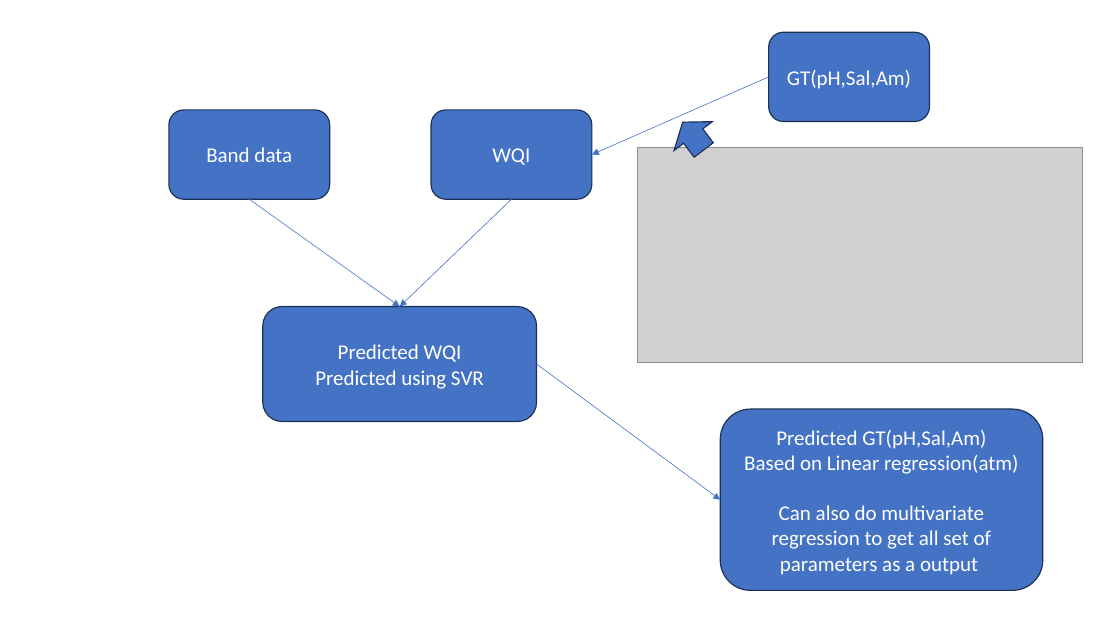
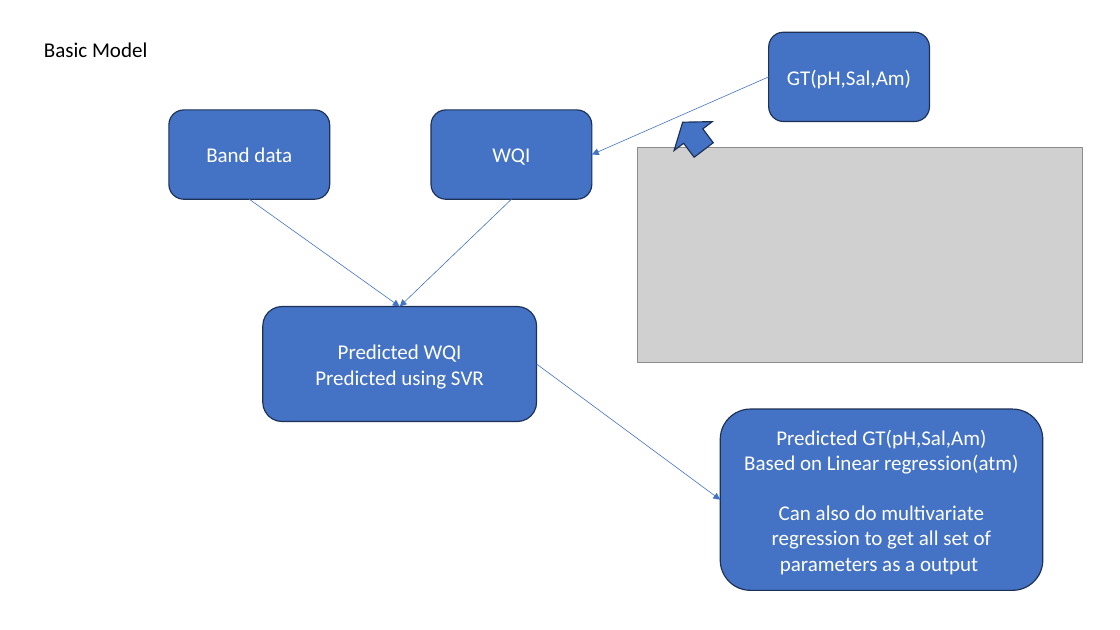
Before and after one commit to RohitPingale/DailyWorkAtCompany, a slide deck: slide 1 of Documents/Presentation1.pptx. Drawn at 1120x630 pixels with LibreOffice and Linux fonts; fonts in the diff are those of the drawing; grey boxes stand for pictures. Boxes give left, top, right and bottom in pixels: in the first picture for what was removed or moved away, otherwise in the second. Text is boxed around its words. In the diff, an @@ line names an element or a change of style, - is before the commit and + after.

```diff
--- a/Documents/Presentation1.pptx
+++ b/Documents/Presentation1.pptx
@@ text added at bbox=[44, 42, 147, 57], 18 pt, text #000000 @@
+Basic Model
```
Also in this commit, not shown: 1 slide added.
